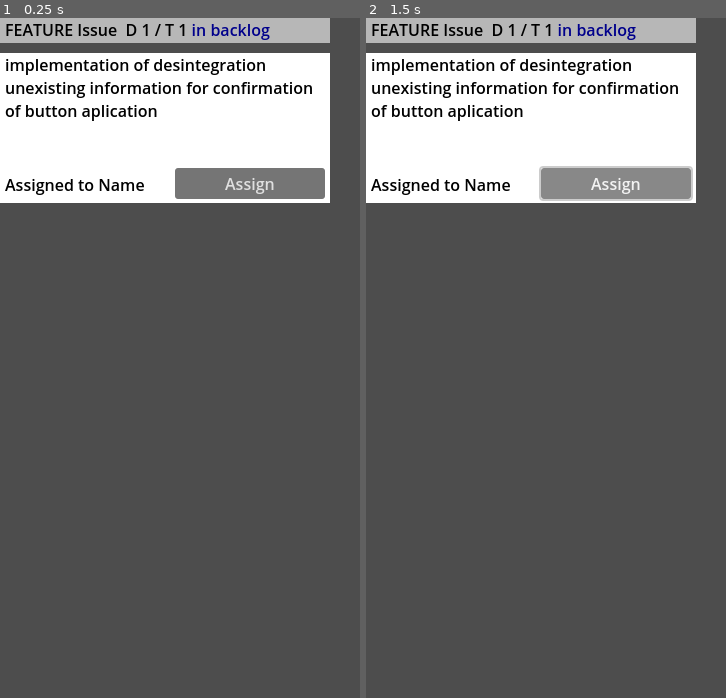
Above: before the commit, frames 1-2 (left to right).
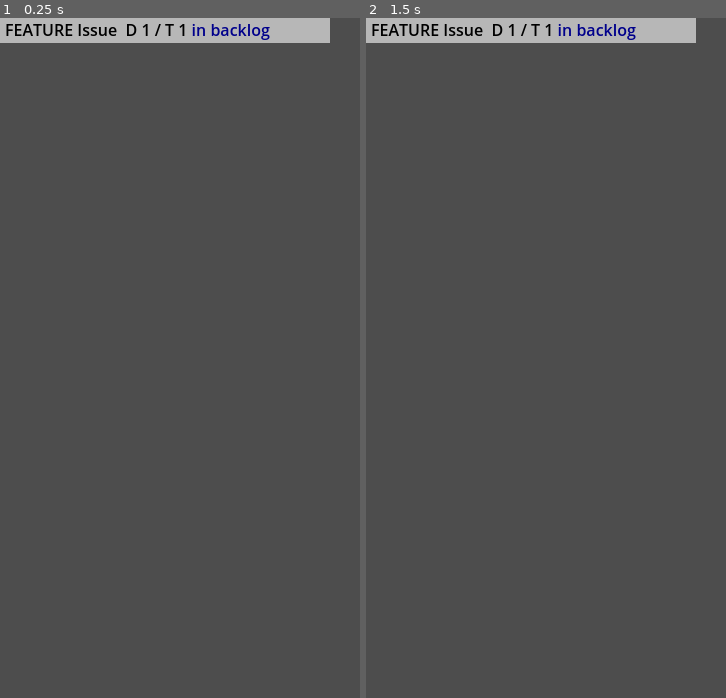
Above: after the commit, the same moments.

Repository: ltbk2023/pig
Game: Godot game, scene res://issue/issue.tscn
Same seed, same stepped clock (60 frames per second), same inputs: the game is played once before the commit and once after it. This scene is started directly instead of the project's main scene.
Inputs (mouse positions are in pixels of both pictures, inside the frame that each line leads up to):
- Up to frame 1 (0.25 s): no input
- Up to frame 2 (1.5 s): click (614, 181) at 0.5 s, where only the run before the commit has a clickable "Assign"; click (614, 181) at 1.25 s, where only the run before the commit has a clickable "Assign"

The runs differ from the first frame. In frame 1, 20% of the frame differs, in the area x 0-92%, y 5-28%; in frame 2, 20%.

Commit message:
PIG-109: Extend issue signal

Diff:
--- a/PIG/issue/issue.gd
+++ b/PIG/issue/issue.gd
@@ -24,6 +24,11 @@
 
 var __progress = 0
 
+# Signal that will be emitted when the Extended node is being either shown or
+# hidden.
+# extending - set to true if the Extended node is BEING set to visible
+signal extending(owner, extending)
+
 # Called when the node enters the scene tree for the first time.
 func _ready():
 	update_summary()
@@ -36,8 +41,9 @@
 	return self.__progress
 
 # set visibility of extended description to v
-func set_visibility_od_exteded_desription(v):
+func set_visibility_on_exteded_desription(v):
 	$Extended.visible = v
+	emit_signal("extending", self, v)
 
 # update summary text
 #sumary include type, name, difficulty, time, state
@@ -54,7 +60,7 @@
 
 # when button is realised toggle extended description visibility
 func _on_button_button_up():
-	set_visibility_od_exteded_desription(not $Extended.visible)
+	set_visibility_on_exteded_desription(not $Extended.visible)
 
 # sends issue assign signal to the higher part of the tree
 # final destination should be backlog
--- a/PIG/issue/issue.tscn
+++ b/PIG/issue/issue.tscn
@@ -41,6 +41,7 @@
 offset_bottom = 31.0
 
 [node name="Extended" type="Node2D" parent="."]
+visible = false
 z_index = 1
 
 [node name="Sprite2D2" type="Sprite2D" parent="Extended"]
